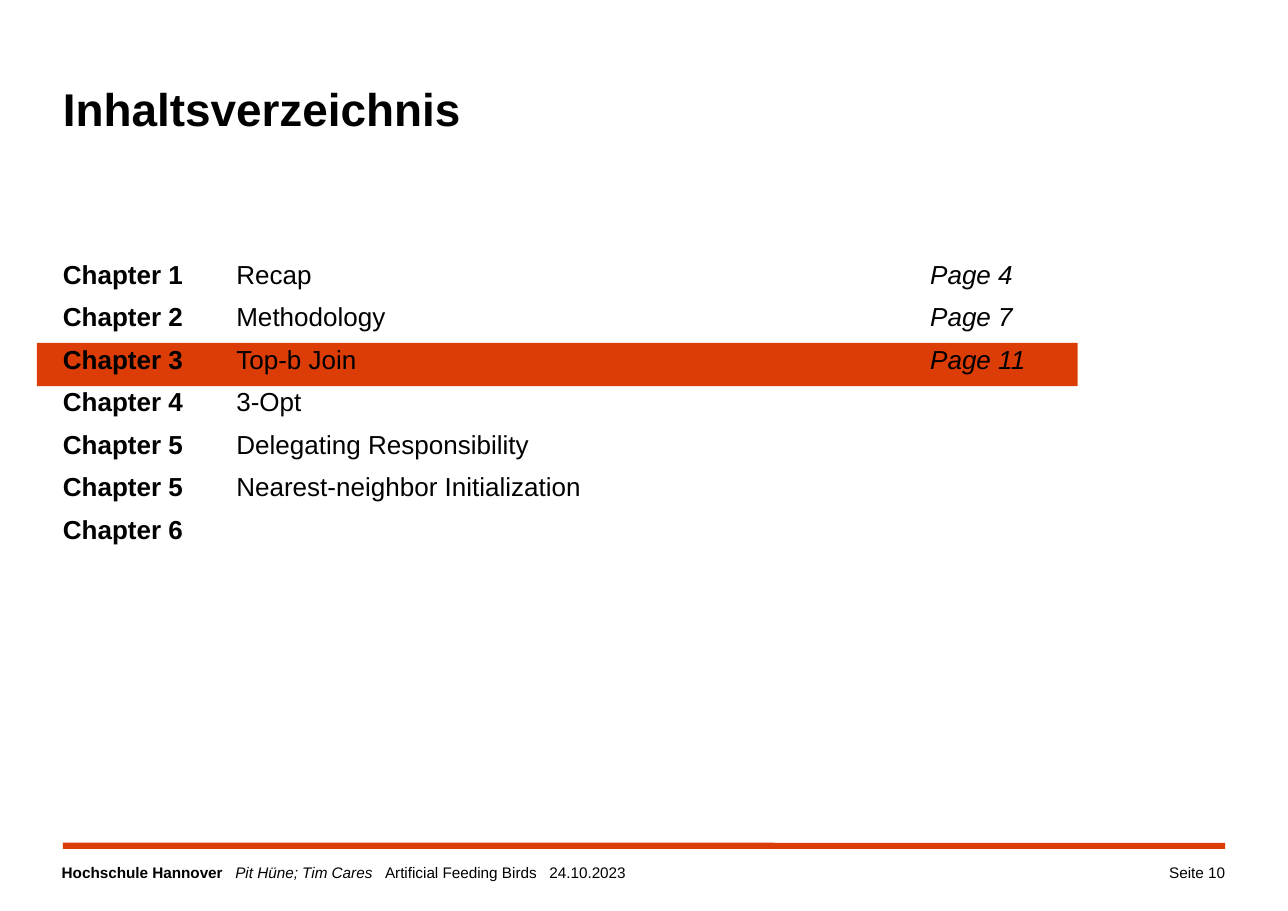
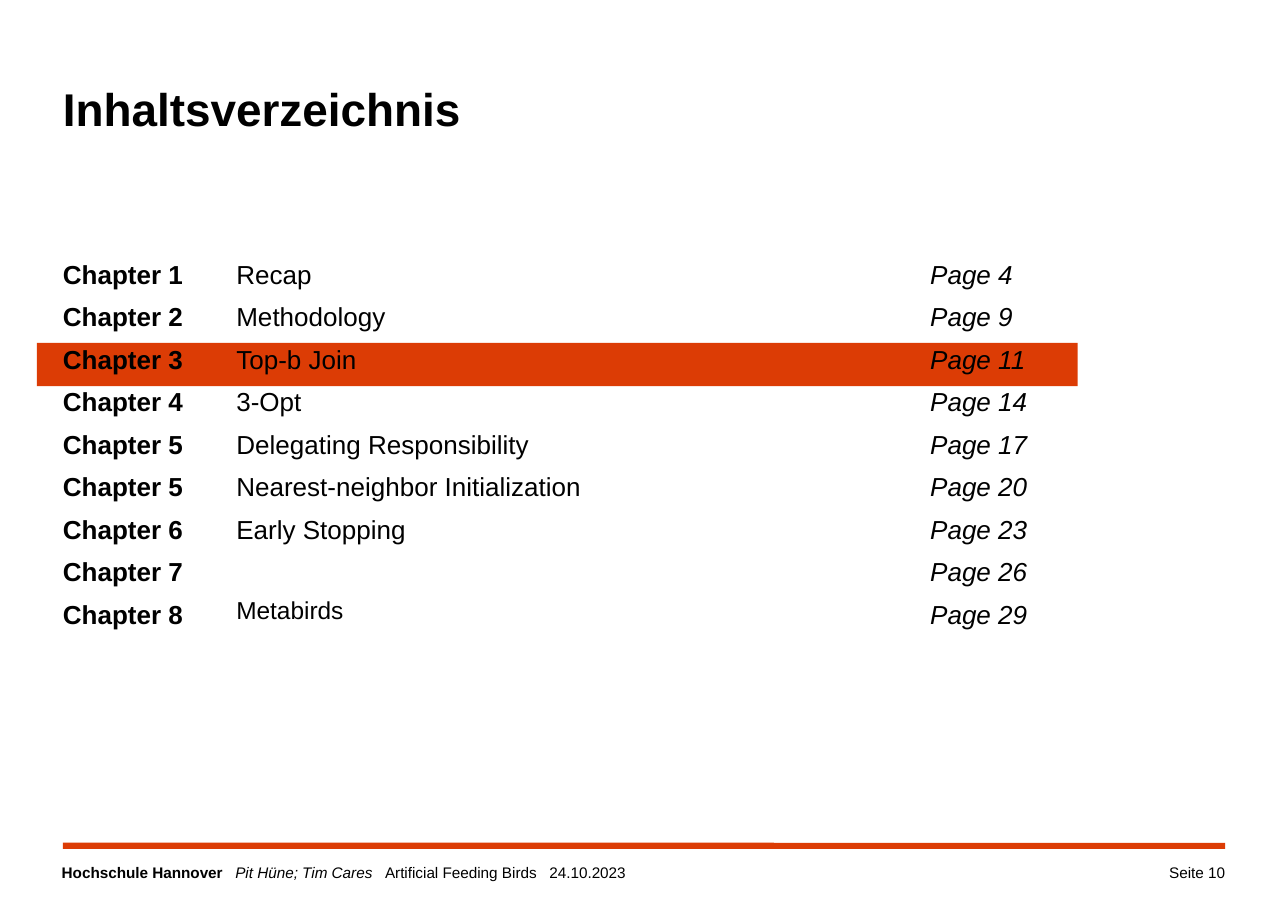
Before and after one commit to TimCares/AFB-Metaheuristic, a slide deck: slide 10 of doc/algorithm_improvements.pptx. Drawn at 1288x911 pixels with LibreOffice and Linux fonts; fonts in the diff are those of the drawing; background and template pictures are left out. Boxes give left, top, right and bottom in pixels: in the first picture for what was removed or moved away, otherwise in the second. Text is boxed around its words. In the diff, an @@ line names an element or a change of style, - is before the commit and + after.

```diff
--- a/doc/algorithm_improvements.pptx
+++ b/doc/algorithm_improvements.pptx
@@ table at (63, 258, 1078, 803) @@
-row 1: Chapter 1 / Chapter 2 / Chapter 3 / Chapter 4 / Chapter 5 / Chapter 5 / Chapter 6 | Recap / Methodology / Top-b Join / 3-Opt / Delegating Responsibility / Nearest-neighbor Initialization / Optimization Behavior | Page 4 / Page 7 / Page 11
+row 1: Chapter 1 / Chapter 2 / Chapter 3 / Chapter 4 / Chapter 5 / Chapter 5 / Chapter 6 / Chapter 7 / Chapter 8 | Recap / Methodology / Top-b Join / 3-Opt / Delegating Responsibility / Nearest-neighbor Initialization / Early Stopping / Optimization Behavior / Metabirds | Page 4 / Page 9 / Page 11 / Page 14 / Page 17 / Page 20 / Page 23 / Page 26 / Page 29
```
Also in this commit, not shown: 15 other slides changed, 4 slides added, 15 other files.
